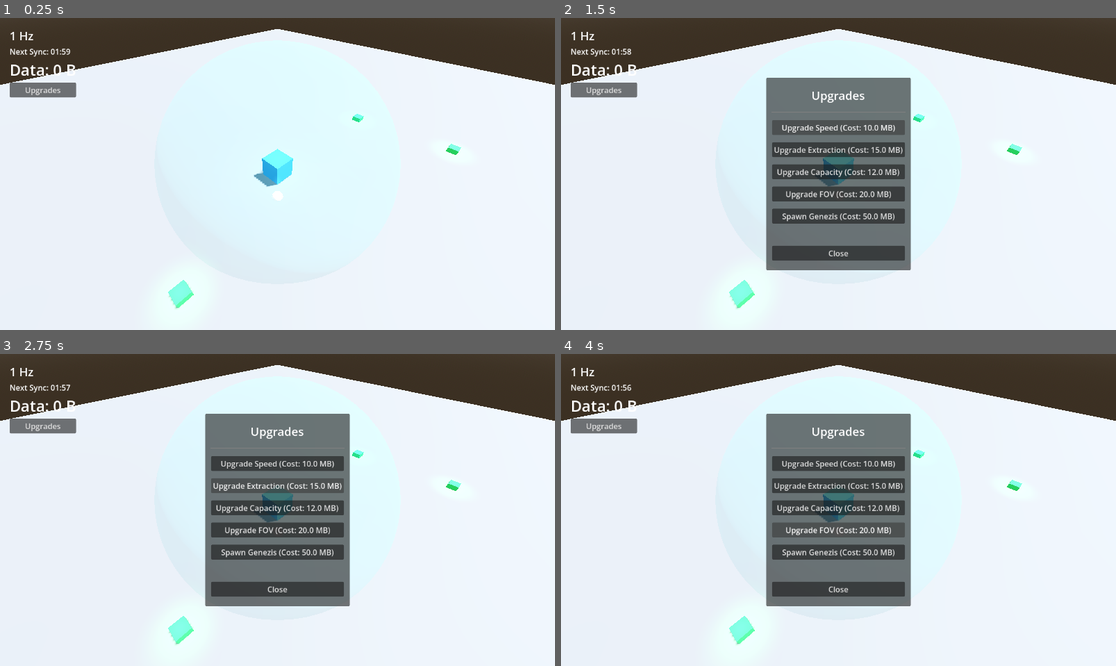
Above: before the commit, frames 1-4 (two rows, left to right).
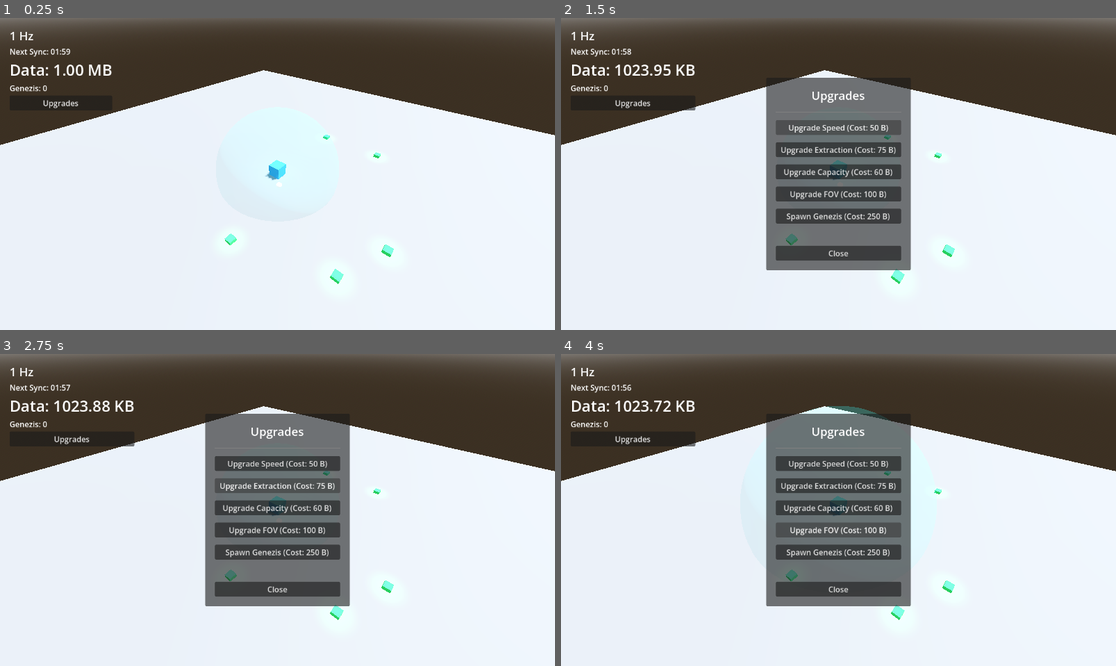
Above: after the commit, the same moments.

Repository: peterlavey/immanent
Game: Godot game, scene res://src/core/World.tscn
The game is run twice, just before and just after one commit, with the same random seed, the same clock (stepped at 60 frames per second) and the same inputs.
Inputs:
- Up to frame 1 (0.25 s): no input
- Up to frame 2 (1.5 s): click "Upgrades" at 0.5 s; click "Upgrade Speed (Cost: 10.0 MB)" (after the commit: "Upgrade Speed (Cost: 50 B)") at 1.25 s
- Up to frame 3 (2.75 s): click "Upgrade Extraction (Cost: 15.…" (after the commit: "Upgrade Extraction (Cost: 75 …") at 2 s
- Up to frame 4 (4 s): click "Upgrade Capacity (Cost: 12.0 …" (after the commit: "Upgrade Capacity (Cost: 60 B)") at 2.75 s; click "Upgrade FOV (Cost: 20.0 MB)" (after the commit: "Upgrade FOV (Cost: 100 B)") at 3.5 s

The runs differ from the first frame. In frame 1, 20% of the frame differs, in the area x 0-100%, y 0-94%; in frame 2, 21%; in frame 3, 21%; in frame 4, 21%.

Commit message:
Add FloatingText and GenezisStatsUI: Implemented visual feedback for data deposition and detailed statistics display for Genezis beings

Diff:
--- a/src/core/Camera.gd
+++ b/src/core/Camera.gd
@@ -2,7 +2,17 @@
 
 @export var zoom_speed: float = 0.5
 @export var min_zoom: float = 5.0
-@export var max_zoom: float = 20.0
+@export var max_zoom: float = 50.0
+@export var rotation_speed: float = 0.005
+
+var orbit_distance: float = 35.0
+var target: Vector3 = Vector3.ZERO
+var rotation_angles: Vector2 = Vector2(0.7, 0.7) # X: vertical, Y: horizontal
+
+func _ready() -> void:
+	# Set target to origin where Core is located
+	target = Vector3.ZERO
+	_update_camera_position()
 
 func _input(event: InputEvent) -> void:
 	if event is InputEventMouseButton:
@@ -12,11 +22,25 @@
 			elif event.button_index == MOUSE_BUTTON_WHEEL_DOWN:
 				zoom(zoom_speed)
 
+	if event is InputEventMouseMotion:
+		# Use right-click or middle-click for orbiting
+		if event.button_mask & MOUSE_BUTTON_MASK_RIGHT or event.button_mask & MOUSE_BUTTON_MASK_MIDDLE:
+			rotation_angles.y -= event.relative.x * rotation_speed
+			rotation_angles.x -= event.relative.y * rotation_speed
+			# Clamp vertical rotation to avoid flipping or going underground
+			rotation_angles.x = clamp(rotation_angles.x, 0.2, PI/2 - 0.1)
+			_update_camera_position()
+
 func zoom(amount: float) -> void:
-	var new_distance = global_position.length() + amount
-	new_distance = clamp(new_distance, min_zoom, max_zoom)
+	orbit_distance += amount
+	orbit_distance = clamp(orbit_distance, min_zoom, max_zoom)
+	_update_camera_position()
 
-	# The camera is always looking at the origin (0,0,0) and fixed at an angle
-	# We adjust the distance along its current vector
-	var direction = global_position.normalized()
-	global_position = direction * new_distance
+func _update_camera_position() -> void:
+	var pos = Vector3.ZERO
+	pos.z = orbit_distance * cos(rotation_angles.x) * cos(rotation_angles.y)
+	pos.x = orbit_distance * cos(rotation_angles.x) * sin(rotation_angles.y)
+	pos.y = orbit_distance * sin(rotation_angles.x)
+
+	global_position = target + pos
+	look_at(target, Vector3.UP)
--- a/src/core/Core.gd
+++ b/src/core/Core.gd
@@ -3,7 +3,8 @@
 signal data_changed(new_amount: int)
 signal fov_changed(new_radius: float)
 
-@export var current_data: int = 0:
+@export var floating_text_scene: PackedScene = preload("res://src/ui/FloatingText.tscn")
+@export var current_data: int = 1048576: # Start with 1 MB for testing (1024 * 1024)
 	set(value):
 		current_data = value
 		data_changed.emit(current_data)
@@ -24,9 +25,34 @@
 	if is_instance_valid(fov_visual):
 		fov_visual.scale = Vector3(fov_radius * 2, fov_radius * 2, fov_radius * 2)
 
-func deposit_data(amount: int) -> void:
+func deposit_data(amount: int, position: Vector3 = Vector3.ZERO) -> void:
 	current_data += amount
+	_spawn_floating_text(amount, position)
 	print("Data deposited. Total: ", current_data)
+
+func _spawn_floating_text(amount: int, pos: Vector3) -> void:
+	if floating_text_scene:
+		var text_instance = floating_text_scene.instantiate()
+		get_parent().add_child(text_instance)
+
+		# If pos is zero (default), use Core's top as origin
+		var spawn_pos = pos
+		if spawn_pos == Vector3.ZERO:
+			spawn_pos = global_position + Vector3(0, 2.5, 0)
+		else:
+			# Offset slightly from the exact deposition point to ensure visibility
+			spawn_pos += Vector3(0, 0.5, 0)
+
+		text_instance.global_position = spawn_pos
+		text_instance.text = "+" + format_bytes(amount)
+
+func format_bytes(bytes: int) -> String:
+	if bytes < 1024:
+		return str(bytes) + " B"
+	elif bytes < 1048576:
+		return "%.1f KB" % (bytes / 1024.0)
+	else:
+		return "%.1f MB" % (bytes / 1048576.0)
 
 func spend_data(amount: int) -> bool:
 	if current_data >= amount:
--- a/src/core/WorldManager.gd
+++ b/src/core/WorldManager.gd
@@ -3,6 +3,7 @@
 @export var data_spot_scene: PackedScene
 @export var genezis_scene: PackedScene
 @export var spawn_radius: float = 20.0
+@export var min_spawn_distance: float = 5.0
 @export var initial_spots: int = 5
 
 @onready var time_manager = $TimeManager
@@ -25,9 +26,9 @@
 		var spot = data_spot_scene.instantiate()
 		add_child(spot)
 
-		# Random position within radius
+		# Random position within range [min_spawn_distance, spawn_radius]
 		var angle = randf() * TAU
-		var distance = randf() * spawn_radius
+		var distance = randf_range(min_spawn_distance, spawn_radius)
 		spot.global_position = Vector3(cos(angle) * distance, 0, sin(angle) * distance)
 
 func _spawn_genezis() -> void:
--- a/src/entities/DataSpot.gd
+++ b/src/entities/DataSpot.gd
@@ -2,15 +2,15 @@
 
 signal depleted(data_spot: Node3D)
 
-@export var max_megabytes: float = 5.0
-var current_megabytes: float = max_megabytes:
+@export var max_bytes: int = 1024 # 1 KB per spot initially
+var current_bytes: int = max_bytes:
 	set(value):
-		current_megabytes = max(0, value)
-		if current_megabytes <= 0:
+		current_bytes = max(0, value)
+		if current_bytes <= 0:
 			depleted.emit(self)
 			queue_free()
 
-func extract_data(amount: float) -> float:
-	var actual_extracted = min(amount, current_megabytes)
-	current_megabytes -= actual_extracted
+func extract_data(amount: int) -> int:
+	var actual_extracted = min(amount, current_bytes)
+	current_bytes -= actual_extracted
 	return actual_extracted
--- a/src/entities/Genezis.gd
+++ b/src/entities/Genezis.gd
@@ -1,15 +1,18 @@
 extends CharacterBody3D
+
+signal selected(stats: Dictionary)
 
 enum State { IDLE, MOVING_TO_DATA, EXTRACTING, RETURNING_TO_CORE, DEPOSITING }
 
 @export var move_speed: float = 5.0
-@export var carry_capacity: float = 1.0
-@export var extraction_rate: float = 0.5 # MB per second
+@export var carry_capacity: int = 100 # Capacity in bytes
+@export var extraction_rate: int = 10 # Bytes per second
 
 var current_state: State = State.IDLE
 var target_data_spot: Node3D = null
-var current_load: float = 0.0
+var current_load: int = 0
 var core_node: Node3D = null
+var _extraction_accumulator: float = 0.0
 
 func _ready() -> void:
 	add_to_group("genezis")
@@ -22,10 +25,10 @@
 	move_speed *= multiplier
 
 func upgrade_extraction(multiplier: float) -> void:
-	extraction_rate *= multiplier
+	extraction_rate = int(extraction_rate * multiplier)
 
 func upgrade_capacity(multiplier: float) -> void:
-	carry_capacity *= multiplier
+	carry_capacity = int(carry_capacity * multiplier)
 
 func _physics_process(delta: float) -> void:
 	match current_state:
@@ -36,12 +39,21 @@
 				move_towards(target_data_spot.global_position, delta)
 				if global_position.distance_to(target_data_spot.global_position) < 1.5:
 					current_state = State.EXTRACTING
+					_extraction_accumulator = 0.0
 			else:
 				current_state = State.IDLE
 		State.EXTRACTING:
 			if is_instance_valid(target_data_spot):
-				var extracted = target_data_spot.extract_data(extraction_rate * delta)
-				current_load += extracted
+				_extraction_accumulator += extraction_rate * delta
+				var to_extract = int(_extraction_accumulator)
+				if to_extract > 0:
+					var space_left = carry_capacity - current_load
+					var can_extract = min(to_extract, space_left)
+
+					var extracted = target_data_spot.extract_data(can_extract)
+					current_load += extracted
+					_extraction_accumulator -= extracted
+
 				if current_load >= carry_capacity or not is_instance_valid(target_data_spot):
 					current_state = State.RETURNING_TO_CORE
 			else:
@@ -53,8 +65,8 @@
 					current_state = State.DEPOSITING
 		State.DEPOSITING:
 			if is_instance_valid(core_node):
-				core_node.deposit_data(int(current_load * 1024 * 1024)) # Convert MB to Bytes for core
-				current_load = 0.0
+				core_node.deposit_data(current_load, global_position)
+				current_load = 0
 				current_state = State.IDLE
 
 func find_data_spot() -> void:
@@ -83,3 +95,16 @@
 		var look_target = global_position + direction
 		look_at(look_target, Vector3.UP)
 	move_and_slide()
+
+func _input_event(_camera: Camera3D, event: InputEvent, _position: Vector3, _normal: Vector3, _shape_idx: int) -> void:
+	if event is InputEventMouseButton:
+		if event.button_index == MOUSE_BUTTON_LEFT and event.pressed:
+			var stats = {
+				"speed": move_speed,
+				"capacity": carry_capacity,
+				"extraction": extraction_rate,
+				"load": current_load,
+				"state": State.keys()[current_state]
+			}
+			selected.emit(stats)
+			get_viewport().set_input_as_handled()
--- a/src/entities/Genezis.tscn
+++ b/src/entities/Genezis.tscn
@@ -15,6 +15,7 @@
 radius = 0.5
 
 [node name="Genezis" type="CharacterBody3D"]
+input_ray_pickable = true
 script = ExtResource("1_script")
 
 [node name="MeshInstance3D" type="MeshInstance3D" parent="."]
--- /dev/null
+++ b/src/ui/FloatingText.gd
@@ -0,0 +1,25 @@
+extends Label3D
+
+@export var duration: float = 2.0
+@export var travel_distance: float = 1.0
+
+var elapsed_time: float = 0.0
+
+func _ready() -> void:
+	# Ensure the text is visible and centered
+	billboard = BaseMaterial3D.BILLBOARD_ENABLED
+	no_depth_test = true # Make it visible through objects if needed, or keep it false for realism
+
+func _process(delta: float) -> void:
+	elapsed_time += delta
+	var progress = elapsed_time / duration
+
+	if progress >= 1.0:
+		queue_free()
+		return
+
+	# Move upwards
+	global_position.y += (travel_distance / duration) * delta
+
+	# Fade out
+	modulate.a = 1.0 - progress
--- /dev/null
+++ b/src/ui/FloatingText.tscn
@@ -0,0 +1,14 @@
+[gd_scene load_steps=2 format=3]
+
+[ext_resource type="Script" path="res://src/ui/FloatingText.gd" id="1_script"]
+
+[node name="FloatingText" type="Label3D"]
+pixel_size = 0.01
+billboard = 1
+double_sided = false
+no_depth_test = true
+fixed_size = false
+text = "+0 B"
+font_size = 64
+outline_size = 16
+script = ExtResource("1_script")
--- /dev/null
+++ b/src/ui/GenezisStatsUI.gd
@@ -0,0 +1,27 @@
+extends Control
+
+@onready var stats_label = $Panel/MarginContainer/VBoxContainer/StatsLabel
+
+func _ready() -> void:
+	hide()
+
+func display_stats(stats: Dictionary) -> void:
+	show()
+	var text = "Genezis Statistics\n"
+	text += "------------------\n"
+	text += "Status: %s\n" % stats["state"]
+	text += "Speed: %.1f m/s\n" % stats["speed"]
+	text += "Extraction: %d B/s\n" % stats["extraction"]
+	text += "Load: %s / %s" % [format_bytes(stats["load"]), format_bytes(stats["capacity"])]
+	stats_label.text = text
+
+func format_bytes(bytes: int) -> String:
+	if bytes < 1024:
+		return str(bytes) + " B"
+	elif bytes < 1048576:
+		return "%.1f KB" % (bytes / 1024.0)
+	else:
+		return "%.1f MB" % (bytes / 1048576.0)
+
+func _on_close_button_pressed() -> void:
+	hide()
--- /dev/null
+++ b/src/ui/GenezisStatsUI.tscn
@@ -0,0 +1,58 @@
+[gd_scene load_steps=2 format=3]
+
+[ext_resource type="Script" path="res://src/ui/GenezisStatsUI.gd" id="1_script"]
+
+[node name="GenezisStatsUI" type="Control"]
+layout_mode = 3
+anchors_preset = 1
+anchor_left = 1.0
+anchor_right = 1.0
+offset_left = -250.0
+offset_top = 20.0
+offset_right = -20.0
+offset_bottom = 220.0
+grow_horizontal = 0
+script = ExtResource("1_script")
+
+[node name="Panel" type="Panel" parent="."]
+layout_mode = 1
+anchors_preset = 15
+anchor_right = 1.0
+anchor_bottom = 1.0
+grow_horizontal = 2
+grow_vertical = 2
+
+[node name="MarginContainer" type="MarginContainer" parent="Panel"]
+layout_mode = 1
+anchors_preset = 15
+anchor_right = 1.0
+anchor_bottom = 1.0
+grow_horizontal = 2
+grow_vertical = 2
+theme_override_constants/margin_left = 10
+theme_override_constants/margin_top = 10
+theme_override_constants/margin_right = 10
+theme_override_constants/margin_bottom = 10
+
+[node name="VBoxContainer" type="VBoxContainer" parent="Panel/MarginContainer"]
+layout_mode = 2
+
+[node name="StatsLabel" type="Label" parent="Panel/MarginContainer/VBoxContainer"]
+layout_mode = 2
+theme_override_font_sizes/font_size = 14
+text = "Genezis Statistics
+------------------
+Status: IDLE
+Speed: 5.0 m/s
+Extraction: 10 B/s
+Load: 0 B / 100 B"
+
+[node name="Spacer" type="Control" parent="Panel/MarginContainer/VBoxContainer"]
+layout_mode = 2
+size_flags_vertical = 3
+
+[node name="CloseButton" type="Button" parent="Panel/MarginContainer/VBoxContainer"]
+layout_mode = 2
+text = "Close"
+
+[connection signal="pressed" from="Panel/MarginContainer/VBoxContainer/CloseButton" to="." method="_on_close_button_pressed"]
--- a/src/ui/HUD.gd
+++ b/src/ui/HUD.gd
@@ -3,8 +3,10 @@
 @onready var data_label = $MarginContainer/VBoxContainer/DataLabel
 @onready var iteration_label = $MarginContainer/VBoxContainer/IterationLabel
 @onready var timer_label = $MarginContainer/VBoxContainer/TimerLabel
+@onready var genezis_count_label = $MarginContainer/VBoxContainer/GenezisCountLabel
 
 @onready var upgrade_menu = $UpgradeMenu
+@onready var genezis_stats_ui = $GenezisStatsUI
 
 func _ready() -> void:
 	# Connect to Core signals
@@ -22,6 +24,18 @@
 
 	if upgrade_menu:
 		upgrade_menu.upgrade_purchased.connect(_on_upgrade_purchased)
+
+	# Initial count
+	_update_genezis_count()
+
+func _input(event: InputEvent) -> void:
+	# Close stats UI if clicking on empty space (simplified)
+	if event is InputEventMouseButton:
+		if event.button_index == MOUSE_BUTTON_LEFT and event.pressed:
+			# Give some time for Genezis to handle its own input first
+			# If it's not handled by the end of this frame, we might want to hide UI
+			# But for now, let's keep it simple.
+			pass
 
 func _on_upgrade_button_pressed() -> void:
 	if upgrade_menu:
@@ -45,6 +59,21 @@
 			var world_manager = get_tree().get_first_node_in_group("world_manager")
 			if world_manager:
 				world_manager.spawn_extra_genezis()
+				# Delay slightly to allow the new Genezis to be added to the tree
+				call_deferred("_update_genezis_count")
+
+func _update_genezis_count() -> void:
+	var count = get_tree().get_nodes_in_group("genezis").size()
+	genezis_count_label.text = "Genezis: %d" % count
+
+	# Re-connect signals for all Genezis beings to ensure new ones are included
+	for genezis in get_tree().get_nodes_in_group("genezis"):
+		if not genezis.selected.is_connected(_on_genezis_selected):
+			genezis.selected.connect(_on_genezis_selected)
+
+func _on_genezis_selected(stats: Dictionary) -> void:
+	if genezis_stats_ui:
+		genezis_stats_ui.display_stats(stats)
 
 func _on_data_changed(amount: int) -> void:
 	data_label.text = "Data: " + format_bytes(amount)
@@ -60,9 +89,9 @@
 func format_bytes(bytes: int) -> String:
 	if bytes < 1024:
 		return str(bytes) + " B"
-	elif bytes < 1024 * 1024:
+	elif bytes < 1048576: # 1024 * 1024
 		return "%.2f KB" % (bytes / 1024.0)
-	elif bytes < 1024 * 1024 * 1024:
-		return "%.2f MB" % (bytes / (1024.0 * 1024.0))
+	elif bytes < 1073741824: # 1024 * 1024 * 1024
+		return "%.2f MB" % (bytes / 1048576.0)
 	else:
-		return "%.2f GB" % (bytes / (1024.0 * 1024.0 * 1024.0))
+		return "%.2f GB" % (bytes / 1073741824.0)
--- a/src/ui/HUD.tscn
+++ b/src/ui/HUD.tscn
@@ -2,6 +2,7 @@
 
 [ext_resource type="Script" path="res://src/ui/HUD.gd" id="1_script"]
 [ext_resource type="PackedScene" path="res://src/ui/UpgradeMenu.tscn" id="2_scene"]
+[ext_resource type="PackedScene" path="res://src/ui/GenezisStatsUI.tscn" id="3_scene"]
 
 [node name="HUD" type="Control"]
 layout_mode = 3
@@ -46,6 +47,10 @@
 theme_override_font_sizes/font_size = 32
 text = "Data: 0 B"
 
+[node name="GenezisCountLabel" type="Label" parent="MarginContainer/VBoxContainer"]
+layout_mode = 2
+text = "Genezis: 1"
+
 [node name="UpgradeButton" type="Button" parent="MarginContainer/VBoxContainer"]
 layout_mode = 2
 text = "Upgrades"
@@ -54,4 +59,8 @@
 visible = false
 layout_mode = 1
 
+[node name="GenezisStatsUI" parent="." instance=ExtResource("3_scene")]
+visible = false
+layout_mode = 1
+
 [connection signal="pressed" from="MarginContainer/VBoxContainer/UpgradeButton" to="." method="_on_upgrade_button_pressed"]
--- a/src/ui/UpgradeMenu.gd
+++ b/src/ui/UpgradeMenu.gd
@@ -51,20 +51,20 @@
 func get_upgrade_cost(type: String) -> int:
 	# Placeholder cost logic, could be more complex later
 	match type:
-		"speed": return 10 * 1024 * 1024 # 10 MB
-		"extraction": return 15 * 1024 * 1024 # 15 MB
-		"capacity": return 12 * 1024 * 1024 # 12 MB
-		"fov": return 20 * 1024 * 1024 # 20 MB
-		"genezis_count": return 50 * 1024 * 1024 # 50 MB
+		"speed": return 50 # 50 B
+		"extraction": return 75 # 75 B
+		"capacity": return 60 # 60 B
+		"fov": return 100 # 100 B
+		"genezis_count": return 250 # 250 B
 	return 0
 
 func format_bytes(bytes: int) -> String:
 	if bytes < 1024:
 		return str(bytes) + " B"
-	elif bytes < 1024 * 1024:
+	elif bytes < 1048576:
 		return "%.1f KB" % (bytes / 1024.0)
 	else:
-		return "%.1f MB" % (bytes / (1024.0 * 1024.0))
+		return "%.1f MB" % (bytes / 1048576.0)
 
 func _on_close_button_pressed() -> void:
 	hide()
Not shown, added: src/ui/FloatingText.gd.uid
Not shown, added: src/ui/GenezisStatsUI.gd.uid
Not shown, changed: docs/plan.md
Not shown, changed: docs/requirements.md
Not shown, changed: docs/tasks.md
